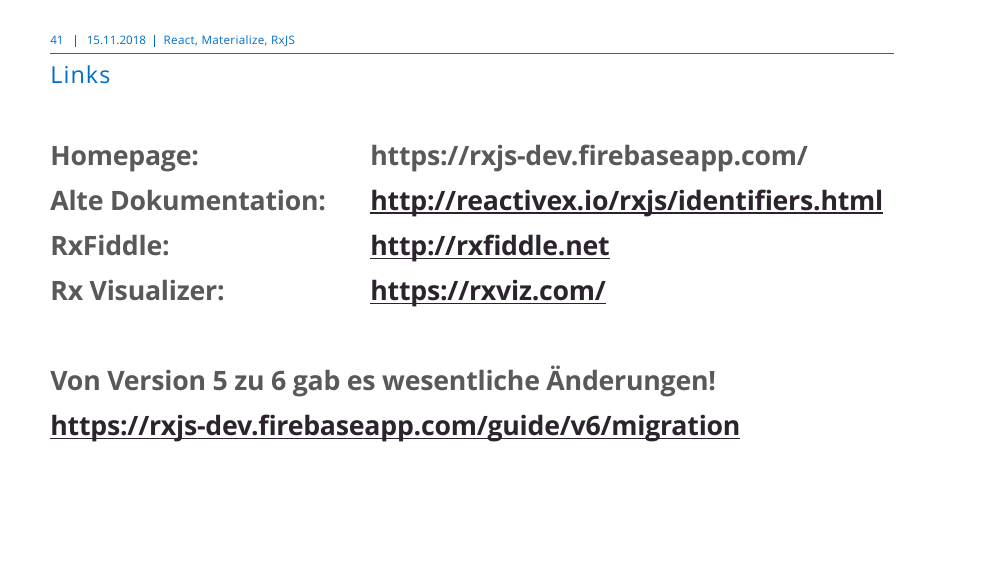
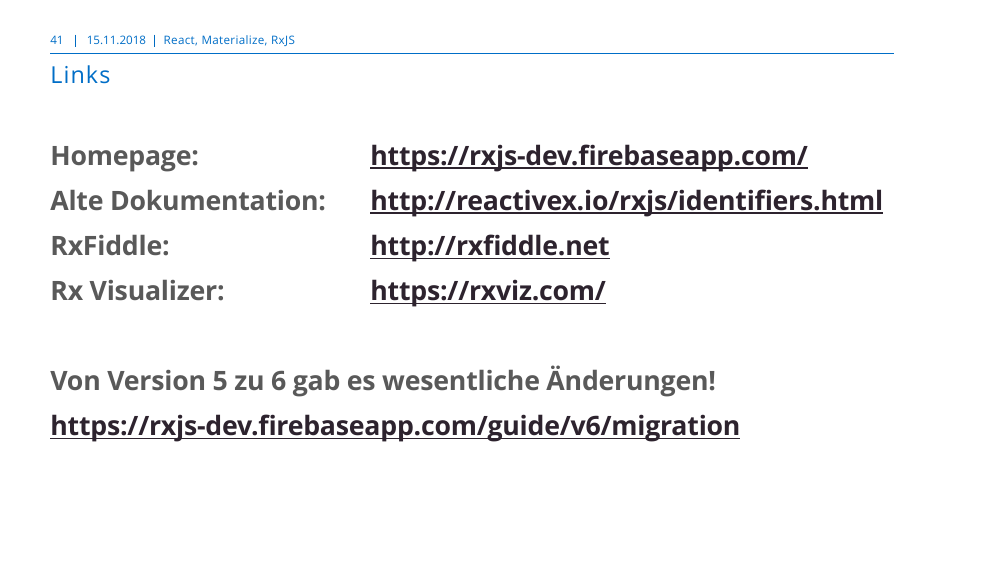
Before and after one commit to markusborer/ReactSample, a slide deck: slide 41 of React.pptx. Drawn at 1008x567 pixels with LibreOffice and Linux fonts; fonts in the diff are those of the drawing; background and template pictures are left out. Boxes give left, top, right and bottom in pixels: in the first picture for what was removed or moved away, otherwise in the second. Text is boxed around its words. In the diff, an @@ line names an element or a change of style, - is before the commit and + after.

Commit message:
Refined documentation

```diff
--- a/React.pptx
+++ b/React.pptx
@@ text at bbox=[50, 144, 807, 172]: text colour #595959 to #2D232E, underline on in "https://rxjs-dev.firebaseapp.com/" @@
```
